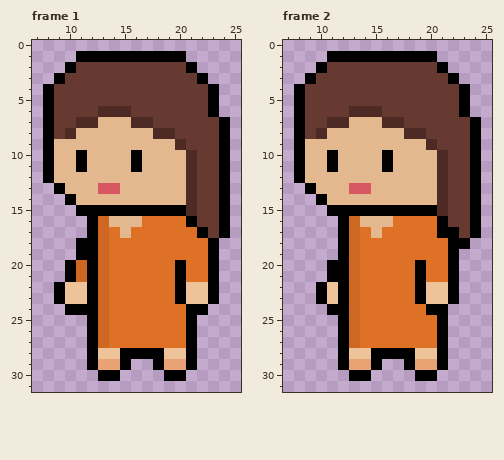
Pixel-art file, stored at Assets/Sprite/Minigames/MiniGame2/NPC/NPC4/NPC4Move.aseprite. That is the earlier state.
32x32 pixels, 2 frames. Shown: frame 1: x 7..25, y 0..31; frame 2: x 7..25, y 0..31.
After the commit:
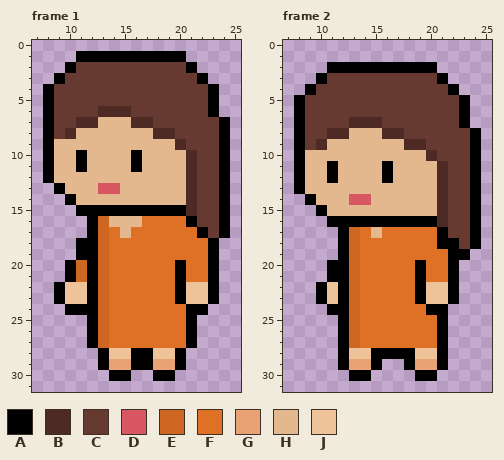
Palette (. is transparent): A #000000  B #4e2a24  C #663931  D #d95763  E #cd6722  F #df7126  G #e9a273  H #e3b88e  J #eec39a
Diff:
Frame 1:
Colour A is added in row 29 at x 16 to 17; in row 30 at x 15 and 18.
Colour A replaces colour G in row 29 at x 13 and 20.
Colour A replaces colour J in row 28 at x 13 and 20.
Colour G replaces colour A in row 29 at x 15 and 18.
Colour J replaces colour A in row 28 at x 15 and 18.
Colour A is removed in rows 28 to 29 at x 12 and 21; in row 30 at x 13 and 20.
Frame 2:
Colour A is added in row 13 at x 8; in row 14 at x 9; in row 15 at x 10; in row 16 at x 11; in row 18 at x 24; in row 19 at x 23.
Colour A replaces colour C in row 2 at x 11 to 20; in row 3 at x 10 and 21; in row 4 at x 9 and 22; in row 7 at x 23.
Colour A replaces colour E in row 16 at x 13.
Colour A replaces colour F in row 16 at x 17 to 20; in row 18 at x 21.
Colour A replaces colour H in row 12 at x 11 and 16; in row 16 at x 14 to 16.
Colour B replaces colour A in row 16 at x 21.
Colour B replaces colour H in row 7 at x 13 to 15; in row 8 at x 11 to 12 and 16 to 17; in row 9 at x 10 and 18 to 19; in row 10 at x 20.
Colour C replaces colour A in row 17 at x 22; in row 18 at x 23.
Colour C replaces colour B in row 6 at x 13 to 15; in row 7 at x 11 to 12 and 16 to 17; in row 8 at x 10 and 18 to 19; in row 9 at x 20; in row 10 at x 21.
Colour C replaces colour H in row 9 at x 9.
Colour D replaces colour H in row 14 at x 13 to 14.
Colour H replaces colour A in row 10 at x 11 and 16; in row 13 at x 9; in row 14 at x 10; in row 15 at x 11 to 20.
Colour H replaces colour D in row 13 at x 13 to 14.
Colour A is removed in row 1 at x 11 to 20; in row 2 at x 10 and 21; in row 3 at x 9 and 22; in row 4 at x 8 and 23; in row 7 at x 24.
